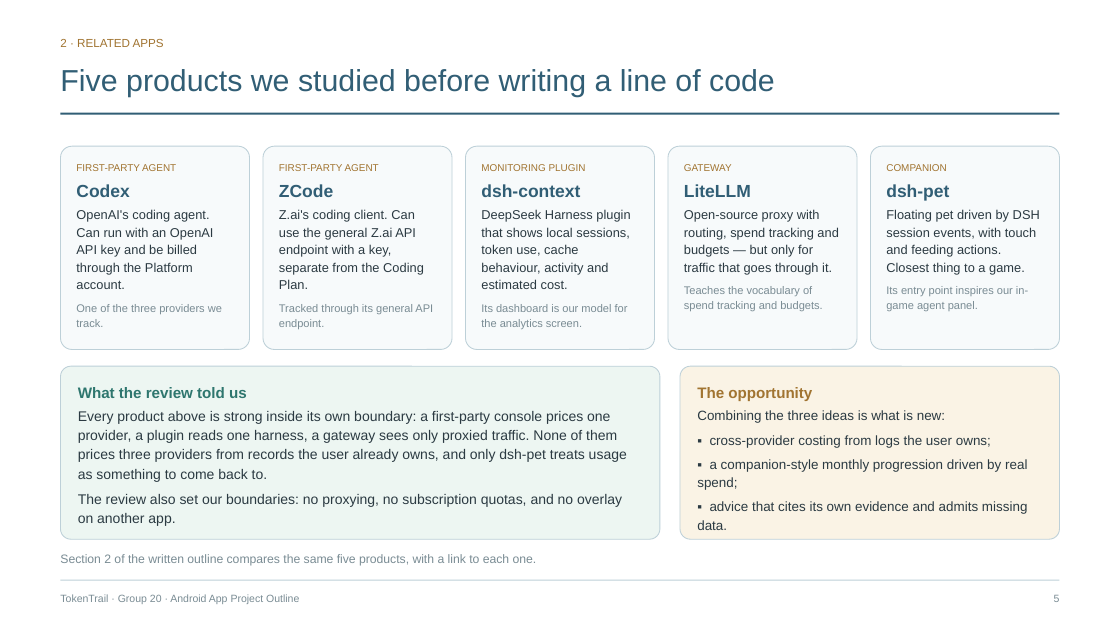
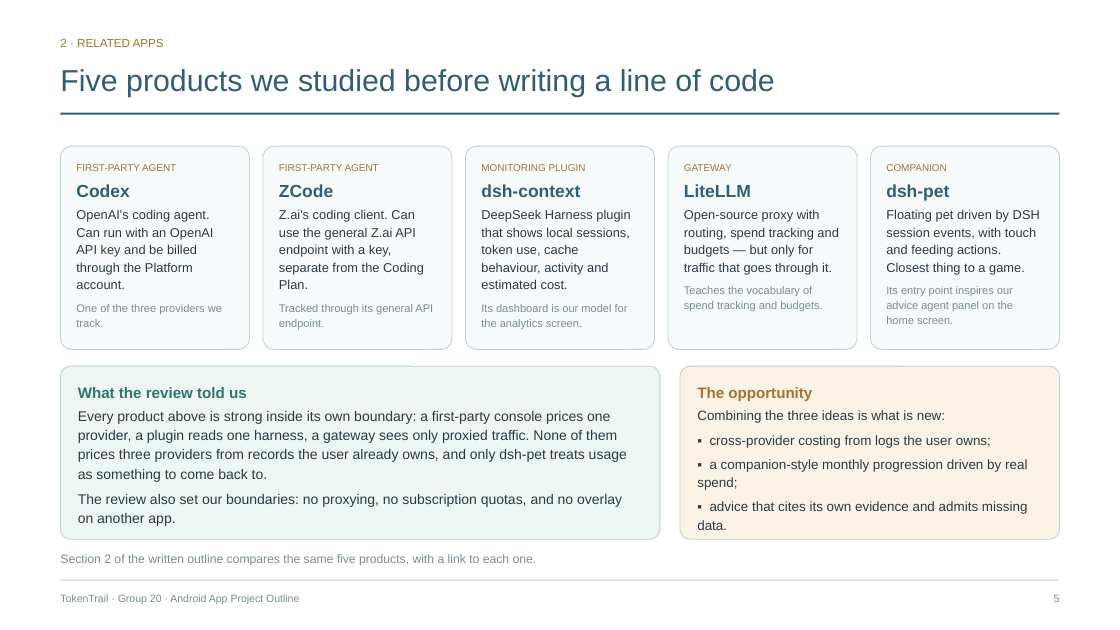
Before and after one commit to LiuZongrun7/Mobile_Group_20, a slide deck: slide 5 of docs/TokenTrail_Project_Outline_Slides.pptx. Drawn at 1120x630 pixels with LibreOffice and Linux fonts; fonts in the diff are those of the drawing. Boxes give left, top, right and bottom in pixels: in the first picture for what was removed or moved away, otherwise in the second. Text is boxed around its words. In the diff, an @@ line names an element or a change of style, - is before the commit and + after.

```diff
--- a/docs/TokenTrail_Project_Outline_Slides.pptx
+++ b/docs/TokenTrail_Project_Outline_Slides.pptx
@@ text in rounded rectangle at <box>886,286,1013,324</box>: text changed @@
-Its entry point inspires our in-game agent panel.
+Its entry point inspires our advice agent panel on the home screen.
```
Also in this commit, not shown: 11 other slides changed, 17 other files.
